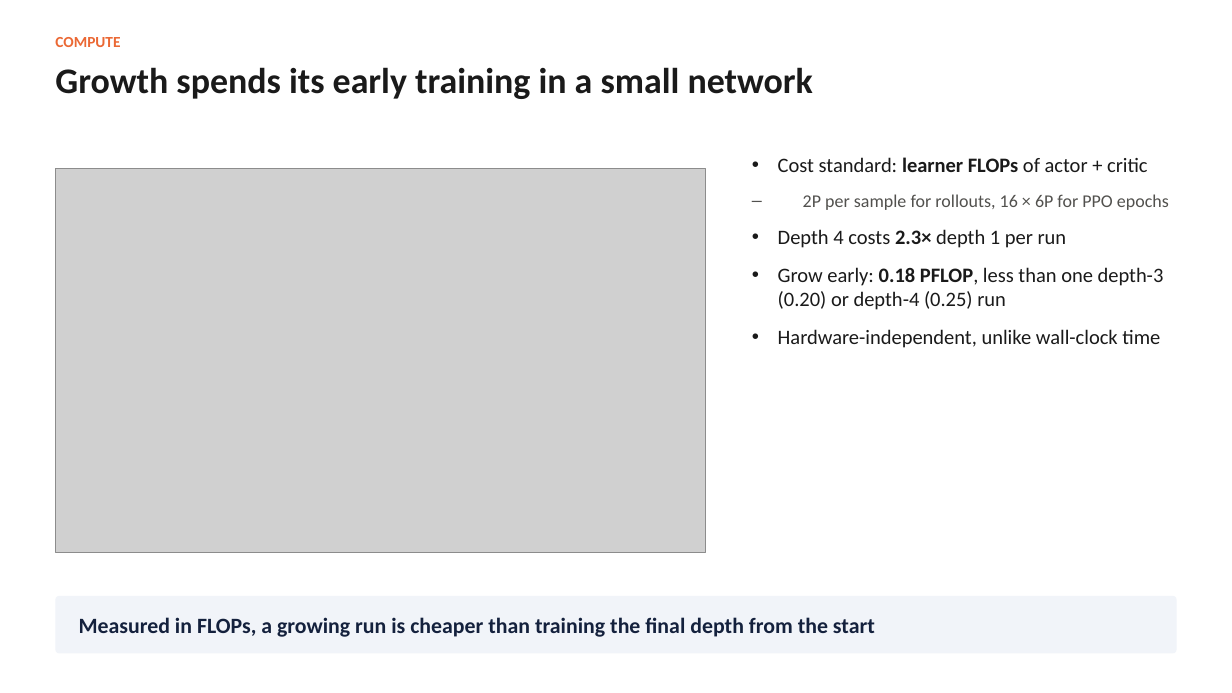
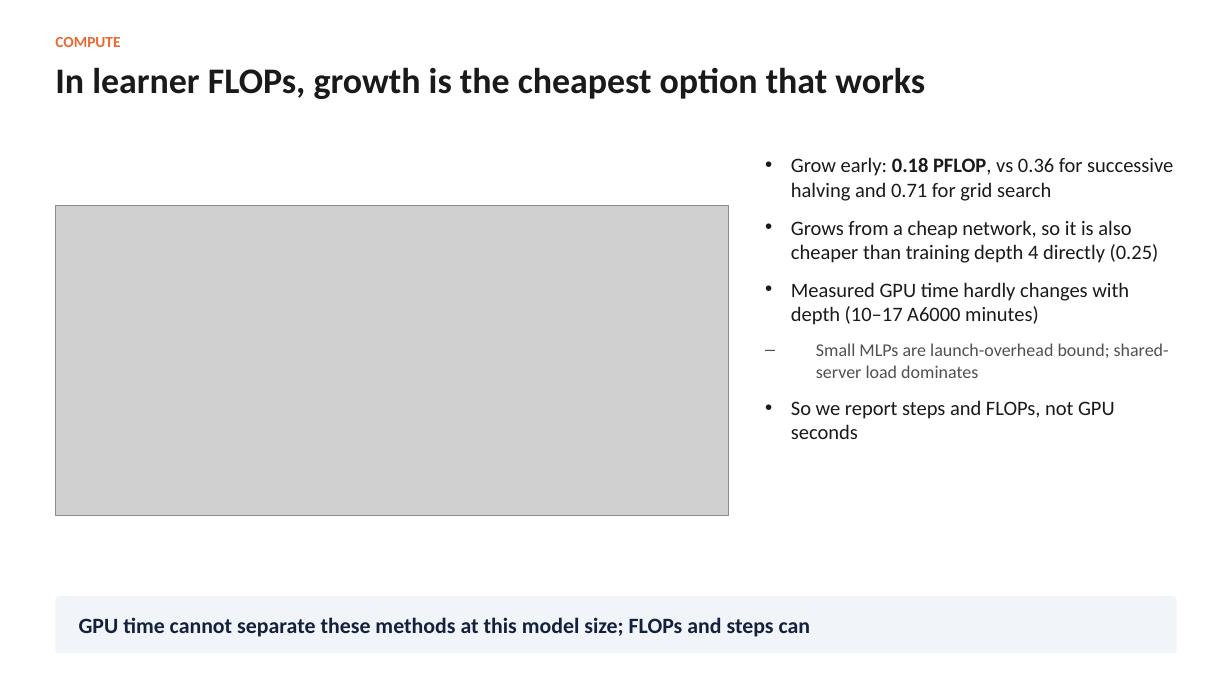
Before and after one commit to adlsdztony/comp9501-depth-growth, a slide deck: slide 12 of deck/COMP9501_Growth_Results_v2.pptx. Drawn at 1232x693 pixels with LibreOffice and Linux fonts; fonts in the diff are those of the drawing; grey boxes stand for pictures. Boxes give left, top, right and bottom in pixels: in the first picture for what was removed or moved away, otherwise in the second. Text is boxed around its words. In the diff, an @@ line names an element or a change of style, - is before the commit and + after.

```diff
--- a/deck/COMP9501_Growth_Results_v2.pptx
+++ b/deck/COMP9501_Growth_Results_v2.pptx
@@ text at (55,67,925,99): text changed @@
-Growth spends its early training in a small network
+In learner FLOPs, growth is the cheapest option that works
@@ text at (791,157,1173,439): text changed @@
-• Cost standard: learner FLOPs of actor + critic
-– 2P per sample for rollouts, 16 × 6P for PPO epochs
-• Depth 4 costs 2.3× depth 1 per run
-• Grow early: 0.18 PFLOP, less than one depth-3 (0.20) or depth-4 (0.25) run
-• Hardware-independent, unlike wall-clock time
+• Grow early: 0.18 PFLOP, vs 0.36 for successive halving and 0.71 for grid search
+• Grows from a cheap network, so it is also cheaper than training depth 4 directly (0.25)
+• Measured GPU time hardly changes with depth (10–17 A6000 minutes)
+– Small MLPs are launch-overhead bound; shared-server load dominates
+• So we report steps and FLOPs, not GPU seconds
@@ picture: place and size @@
-picture at (55,168,706,552)
+picture at (55,205,728,515)
@@ text at (79,617,811,637): text changed @@
-Measured in FLOPs, a growing run is cheaper than training the final depth from the start
+GPU time cannot separate these methods at this model size; FLOPs and steps can
```
Also in this commit, not shown: 10 other slides changed, 9 other files.
